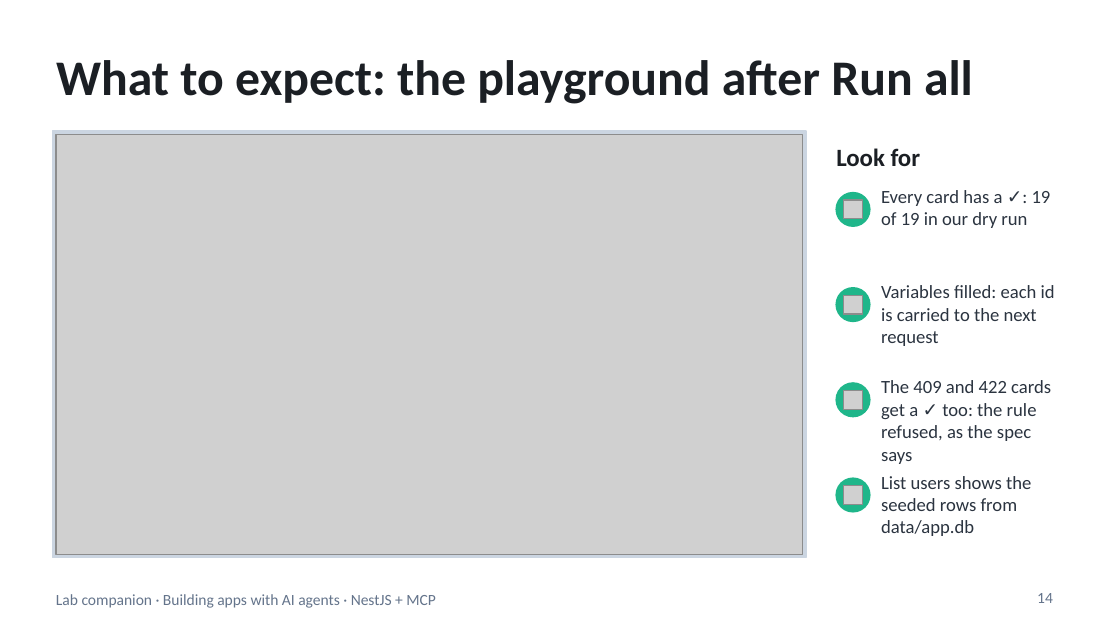
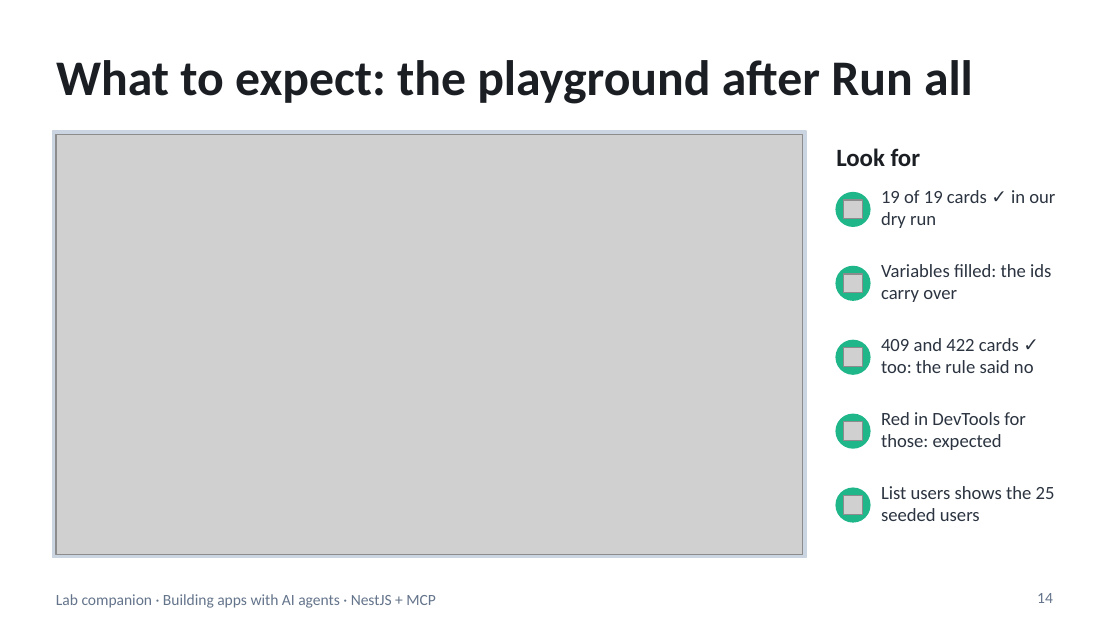
Before and after one commit to blazaga/ai-training-modules, a slide deck: slide 14 of docs/ai-agent-training/slides/lab-companion.pptx. Drawn at 1120x630 pixels with LibreOffice and Linux fonts; fonts in the diff are those of the drawing; grey boxes stand for pictures. Boxes give left, top, right and bottom in pixels: in the first picture for what was removed or moved away, otherwise in the second. Text is boxed around its words. In the diff, an @@ line names an element or a change of style, - is before the commit and + after.

```diff
--- a/docs/ai-agent-training/slides/lab-companion.pptx
+++ b/docs/ai-agent-training/slides/lab-companion.pptx
@@ text at (881,190,1055,228): text changed @@
-Every card has a ✓: 19 of 19 in our dry run
+19 of 19 cards ✓ in our dry run
@@ ellipse: place and size @@
-ellipse at (837,288,870,321)
+ellipse at (837,267,870,300)
@@ text at (881,264,1051,302): text changed @@
-Variables filled: each id is carried to the next request
+Variables filled: the ids carry over
@@ picture: place and size @@
-picture at (843,296,862,315)
+picture at (843,274,862,293)
@@ ellipse: place and size @@
-ellipse at (837,383,870,417)
+ellipse at (837,340,870,374)
@@ picture: place and size @@
-picture at (843,391,862,410)
+picture at (843,348,862,367)
@@ text at (881,338,1034,373): text changed @@
-The 409 and 422 cards get a ✓ too: the rule refused, as the spec says
+409 and 422 cards ✓ too: the rule said no
@@ ellipse: place and size @@
-ellipse at (837,478,870,512)
+ellipse at (837,414,870,448)
@@ text added at (881,412,1026,450), 12 pt, text #2B3440 @@
+Red in DevTools for those: expected
@@ picture: place and size @@
-picture at (843,486,862,505)
+picture at (843,422,862,441)
@@ ellipse added at (837,488,870,522), fill #1FB68A, outline #1FB68A 1 pt @@
@@ picture added at (843,496,862,515) @@
@@ text at (881,486,1055,521): text changed @@
-List users shows the seeded rows from data/app.db
+List users shows the 25 seeded users
```
Also in this commit, not shown: 1 other slide changed, 15 other files.
